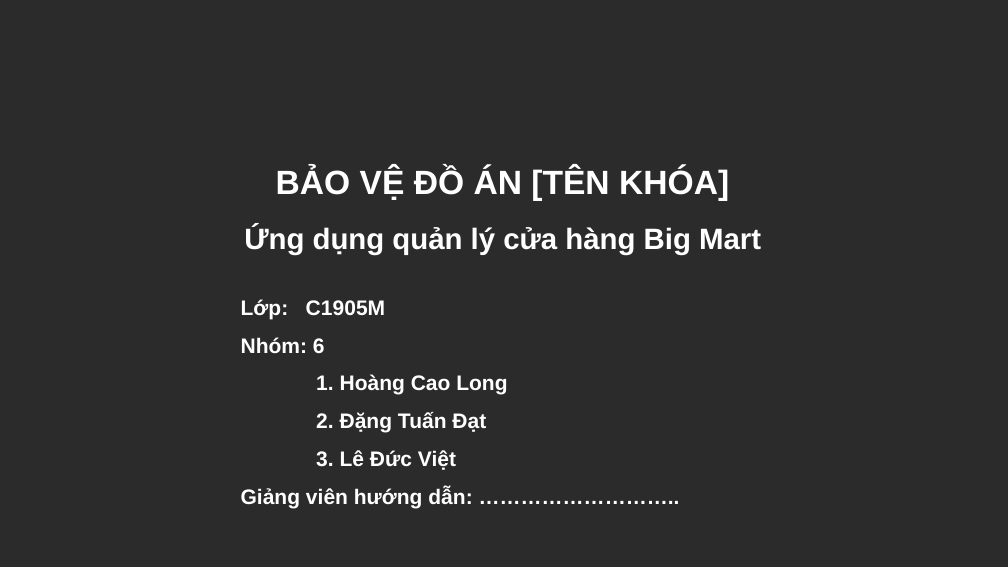
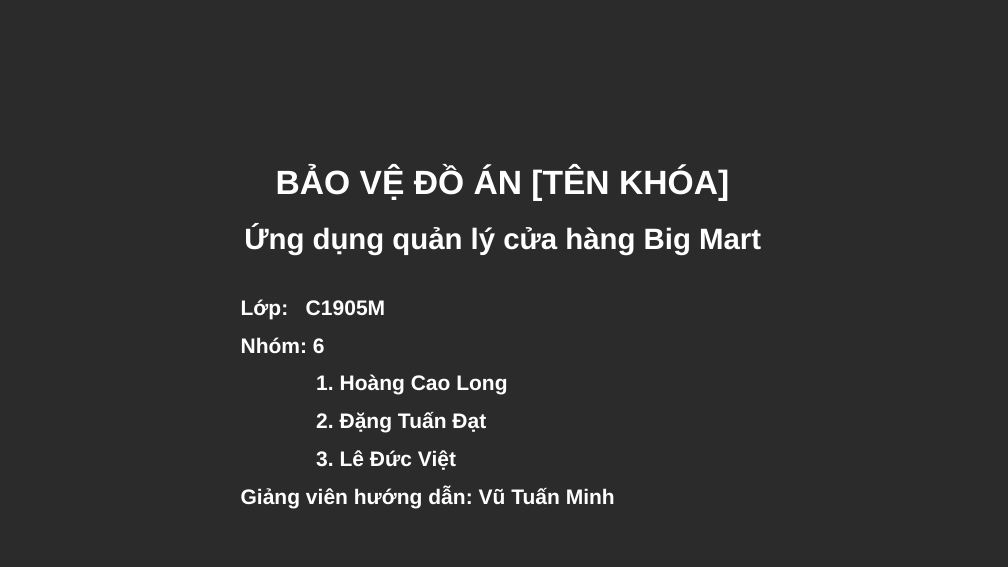
Before and after one commit to Kutelata/Big_Mart, a slide deck: slide 1 of Document/BigMart_Slide.pptx. Drawn at 1008x567 pixels with LibreOffice and Linux fonts; fonts in the diff are those of the drawing; background and template pictures are left out; a plain dark background stands for a picture behind light text. Boxes give left, top, right and bottom in pixels: in the first picture for what was removed or moved away, otherwise in the second. Text is boxed around its words. In the diff, an @@ line names an element or a change of style, - is before the commit and + after.

```diff
--- a/Document/BigMart_Slide.pptx
+++ b/Document/BigMart_Slide.pptx
@@ text at <box>241,487,615,508</box>: text changed @@
-Giảng viên hướng dẫn: ………………………..
+Giảng viên hướng dẫn: Vũ Tuấn Minh
```
Also in this commit, not shown: 6 other slides changed, 6 other files.
